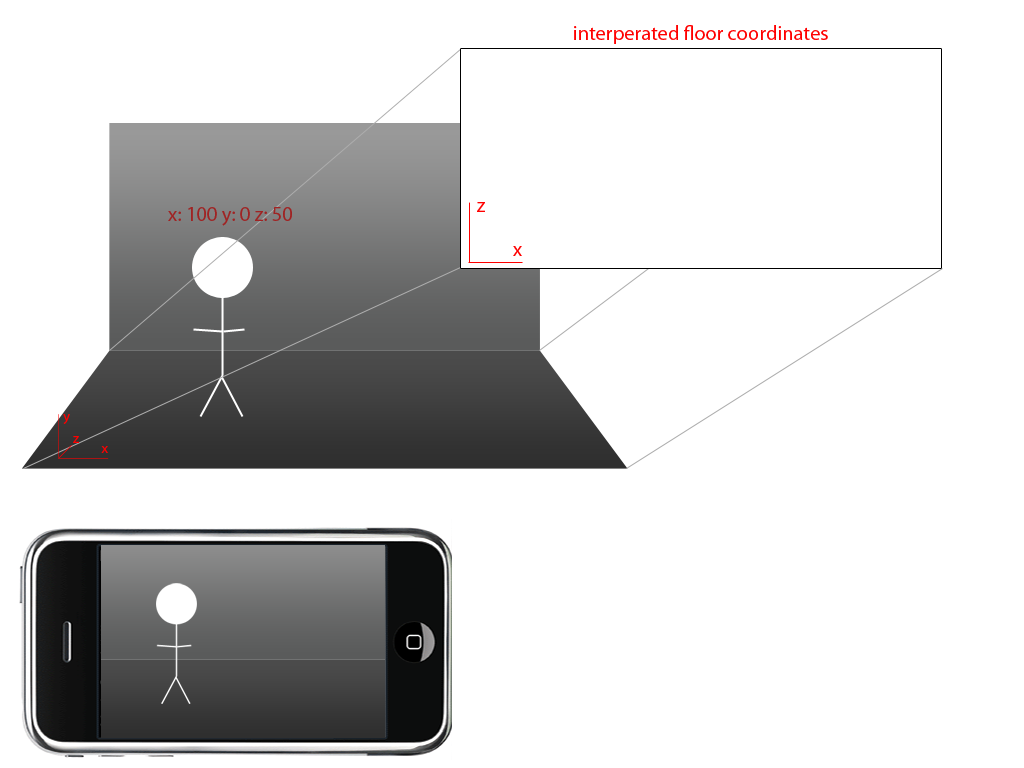
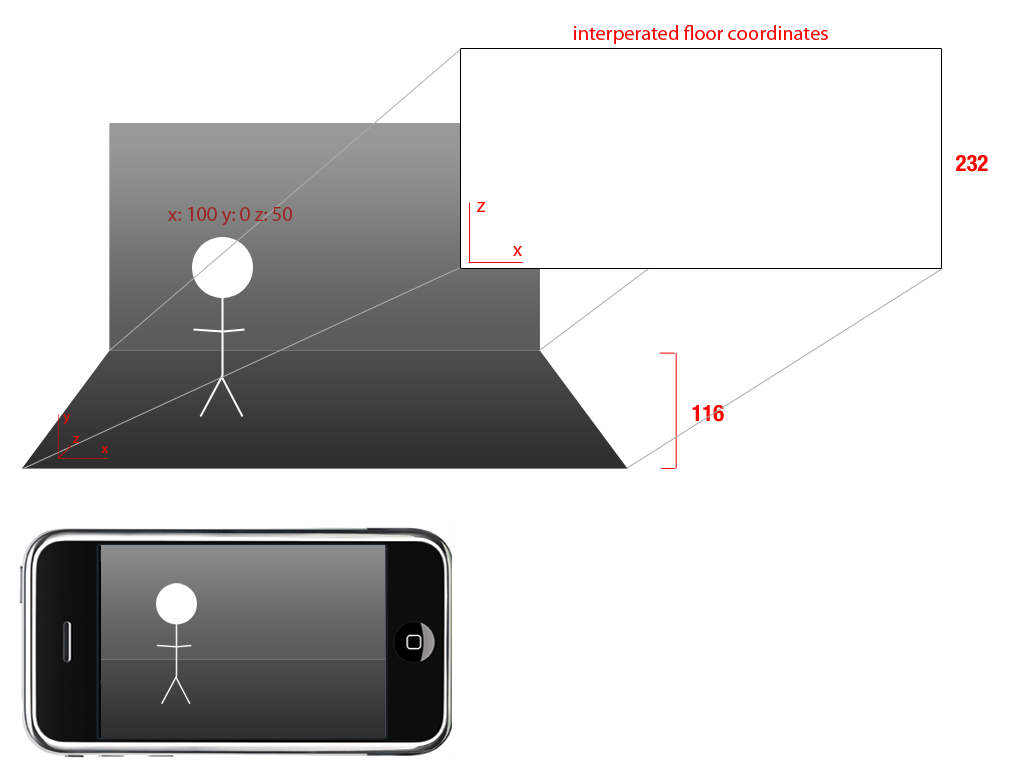
Before/after of a 1024x768 layered artwork. What changed in the layer stack:
added layer "232" above "116" over left=956, top=155, right=988, bottom=172
added layer "116" above "Shape 13" over left=692, top=405, right=724, bottom=422
added layer "Shape 13" above "Shape 12" over left=659, top=352, right=677, bottom=469
